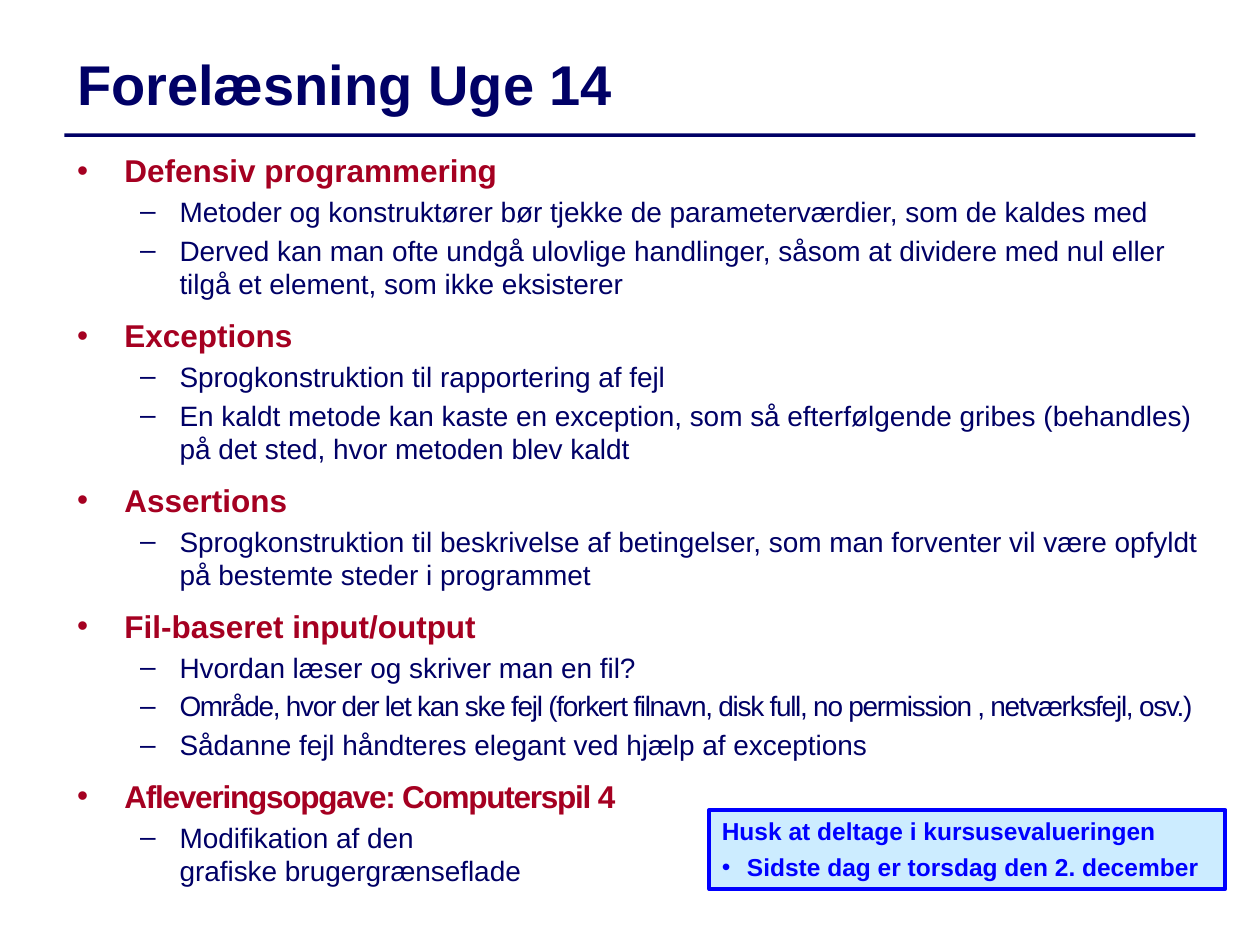
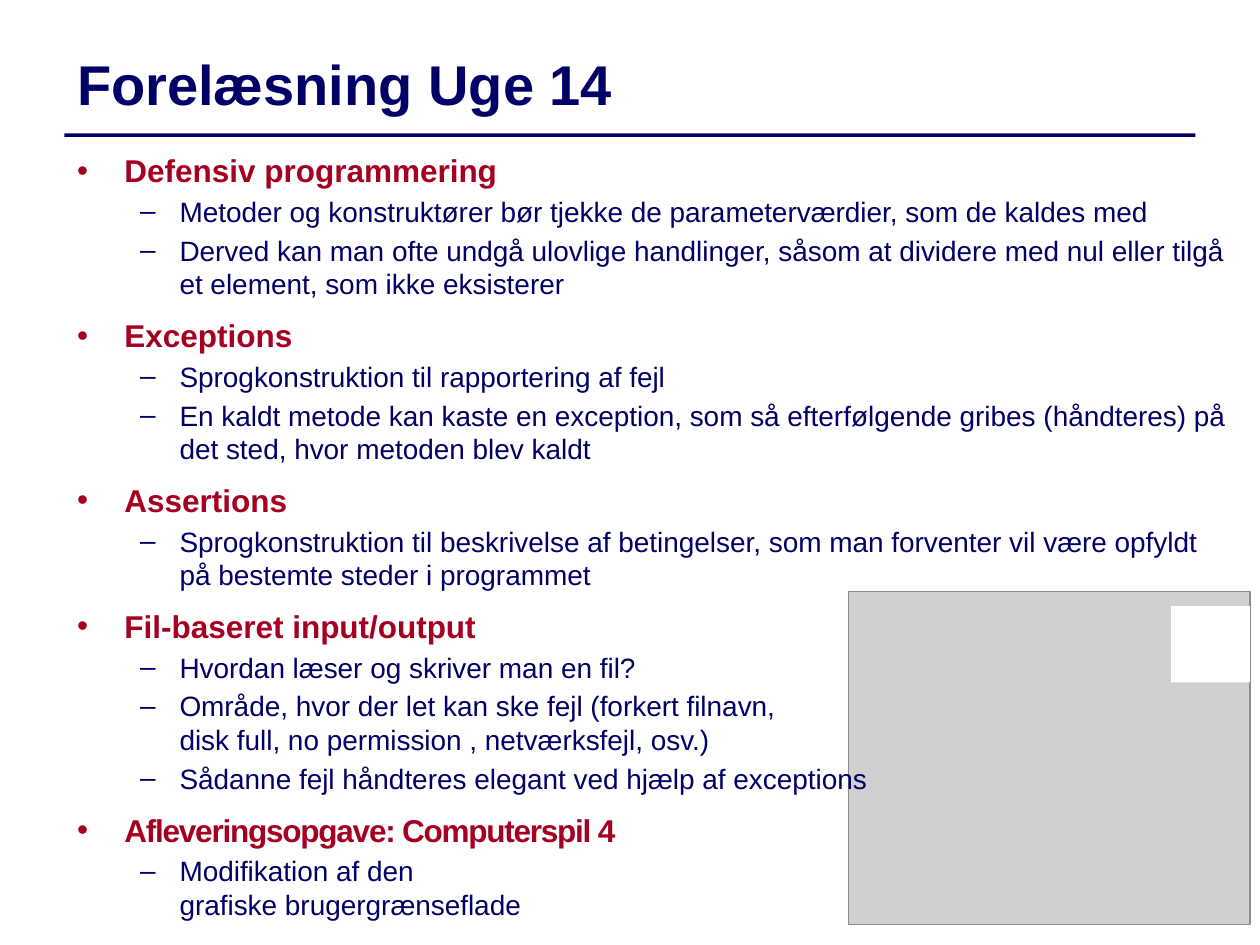
Before and after one commit to IntProgAU/Materiale, a slide deck: slide 1 of web/e22/uge_14/Slides-Uge14.pptx. Drawn at 1260x945 pixels with LibreOffice and Linux fonts; fonts in the diff are those of the drawing; grey boxes stand for pictures. Boxes give left, top, right and bottom in pixels: in the first picture for what was removed or moved away, otherwise in the second. Text is boxed around its words. In the diff, an @@ line names an element or a change of style, - is before the commit and + after.

```diff
--- a/web/e22/uge_14/Slides-Uge14.pptx
+++ b/web/e22/uge_14/Slides-Uge14.pptx
@@ text at (x1=180, y1=404, x2=1225, y2=463): text changed @@
-  – En kaldt metode kan kaste en exception, som så efterfølgende gribes (behandles) på det sted, hvor metoden blev kaldt
+  – En kaldt metode kan kaste en exception, som så efterfølgende gribes (håndteres) på det sted, hvor metoden blev kaldt
@@ picture added at (x1=848, y1=591, x2=1250, y2=924) @@
@@ rectangle added at (x1=1171, y1=606, x2=1250, y2=683), fill #FFFFFF @@
@@ text at (x1=180, y1=695, x2=775, y2=755): letter spacing -0.7 to 0 pt in "Område, hvor der let kan ske fejl ..." @@
@@ rectangle removed at (x1=709, y1=810, x2=1226, y2=890) @@
-Husk at deltage i kursusevalueringen
-• Sidste dag er torsdag den 2. december
```
Also in this commit, not shown: 8 other slides changed, 1 other file.
